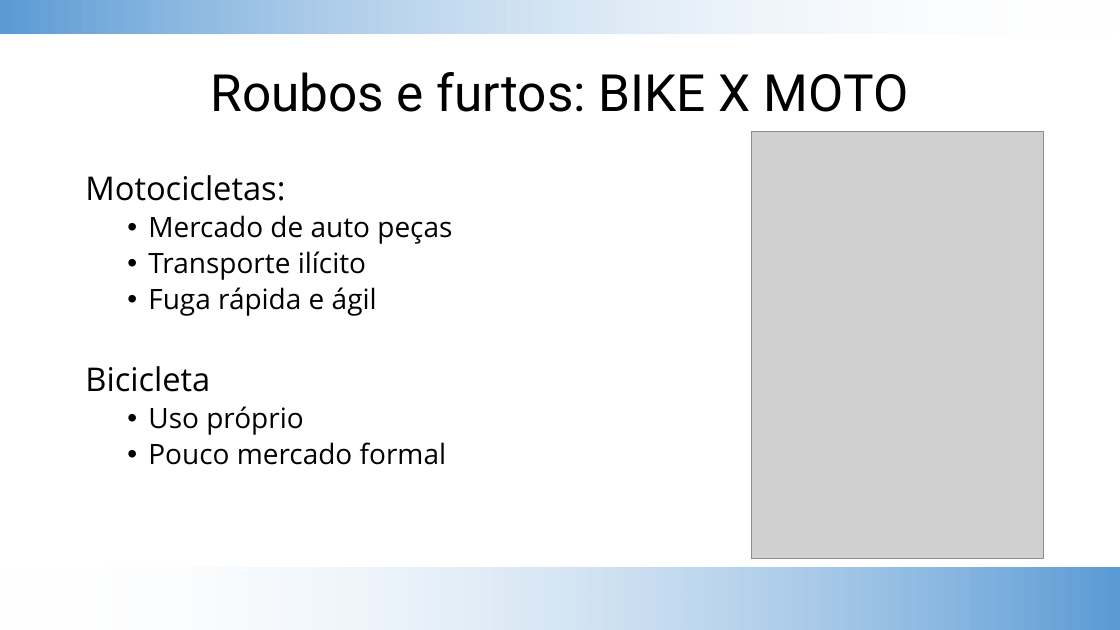
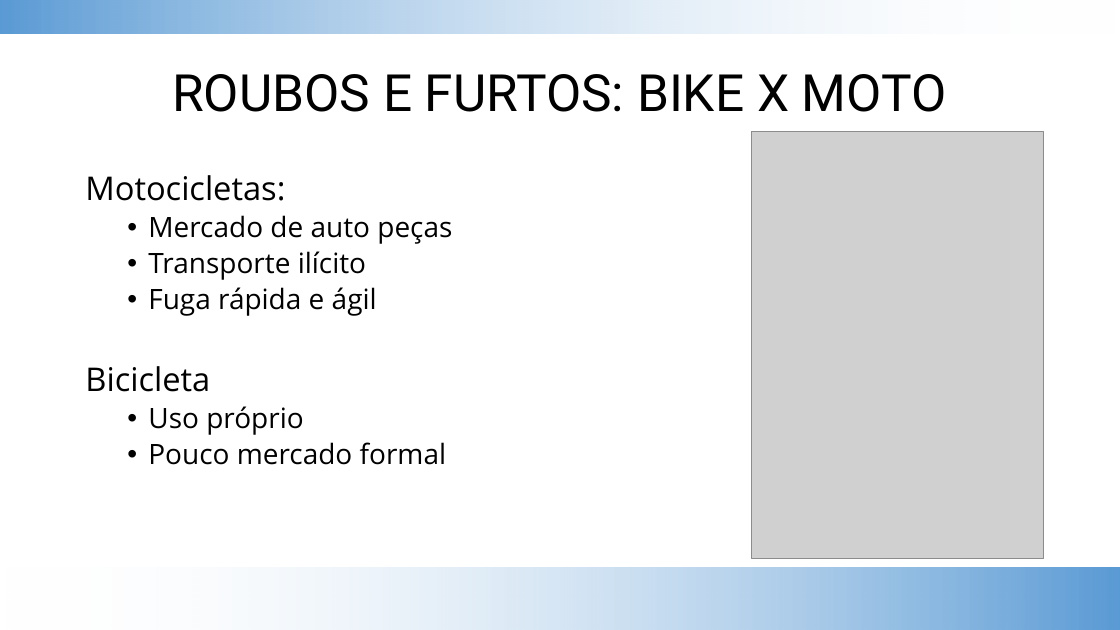
Before and after one commit to bazsant/pos-ins-cot, a slide deck: slide 6 of apresentacao/ituran-seguro-bike-final.pptx. Drawn at 1120x630 pixels with LibreOffice and Linux fonts; fonts in the diff are those of the drawing; grey boxes stand for pictures; background and template pictures are left out. Boxes give left, top, right and bottom in pixels: in the first picture for what was removed or moved away, otherwise in the second. Text is boxed around its words. In the diff, an @@ line names an element or a change of style, - is before the commit and + after.

```diff
--- a/apresentacao/ituran-seguro-bike-final.pptx
+++ b/apresentacao/ituran-seguro-bike-final.pptx
@@ title at [172, 74, 947, 112]: text changed @@
-Roubos e furtos: BIKE X MOTO
+ROUBOS E FURTOS: BIKE X MOTO
```
Also in this commit, not shown: 8 other slides changed.
